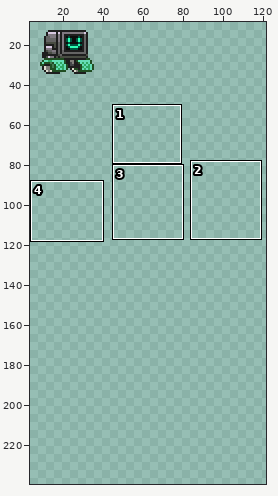
Sprite sheet: data/laser.png. Above: a wide view before the commit, with the close-up outlined.
Close-up. First the earlier version:
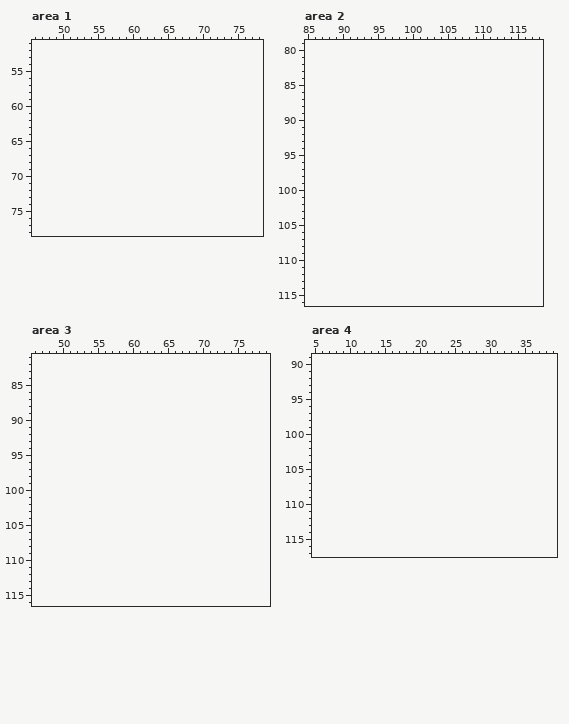
The file is 120x120 pixels, drawn in blocks of 3x3; one block is one cell here. Colours within 5 levels of each other are drawn and written as one. Shown: area 1: x 46..78, y 51..78; area 2: x 85..118, y 79..116; area 3: x 46..79, y 81..116; area 4: x 5..39, y 89..117. The old version is drawn lined up with the new one, on the new canvas. The wide view leaves out empty margins. The commit also changed other parts of the picture, which this record leaves out.
Once edited:
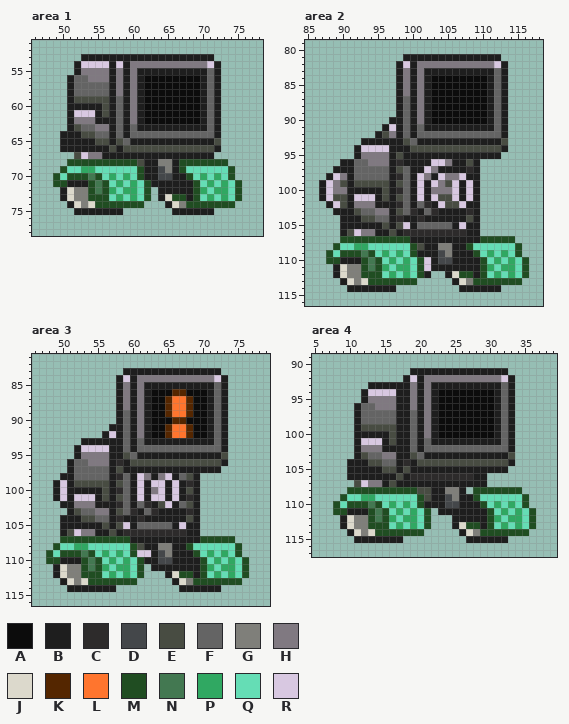
Palette (. is transparent): A #0c0c0c  B #1e1e1e  C #2d2b2b  D #44474a  E #484c42  F #646464  G #7f7f7a  H #807981  J #dcd9cc  K #542600  L #ff752e  M #204d22  N #437851  P #30a862  Q #65ddb5  R #d8c8e1
From old to new:
canvas 40x40 -> 128x256
Changed rows in their new state; - is an unchanged pixel.
Area 1:
first column x 49:
53 ----BBBBBBBBBBBBBBBBBBB----
54 ---BRRRRBRBHHHHHHHHHHHRB---
55 ---BHHHHBHBHBBBBBBBBBBFB---
56 --BFFHHHBHBHBAAAAAAAABFB---
57 --BFFFFFBHBHBAAAAAAAABFB---
58 --BFFFFFBHBHBAAAAAAAABFB---
59 --BEEEEEBFBHBAAAAAAAABFB---
60 --BBBBBEBFBHBAAAAAAAABFB---
61 --BRRRBEBFBHBAAAAAAAABFB---
62 --BHHHBBBFBHBAAAAAAAABFB---
63 --BEFFHHBFBFBBBBBBBBBBFB---
64 -BBBEEFFBFBFFFFFFFFFFFFB---
65 -BBBBBEEBEFBBBBBBBBBBBBE---
66 -BBBBBBBEBEEEEEEEEEEEEEB---
67 ---ERHHBBBBBBBBBBBBBBBB----
68 --MMMMMMMMMMEBBGGBMMMMMMM--
69 -MQQPPQQQQQQMBBDGBMQQQQQQM-
70 MQMMMNMQPQPQMBBDDBBMQPQPQM-
71 MMBBBMNMQPQPQMBBBBBBMQPQPQM
72 -BJGGMNMPQPPQM-BBBBBMPQPPQM
73 -BJGGMMMQPQPQM-BJMMBMQPQPQM
74 --BJGJMMMMMMM---BJGMMMMMMM-
75 ---BBBBBBB-------BBBBBB----
Area 2:
first column x 87:
 81 ------------BBBBBBBBBBBBBB----
 82 -----------BRBHHHHHHHHHHHRB---
 83 -----------BHBHBBBBBBBBBBFB---
 84 -----------BHBHBAAAAAAAABFB---
 85 -----------BHBHBAAAAAAAABFB---
 86 -----------BHBHBAAAAAAAABFB---
 87 -----------BFBHBAAAAAAAABFB---
 88 -----------BFBHBAAAAAAAABFB---
 89 -----------BFBHBAAAAAAAABFB---
 90 ----------BBFBHBAAAAAAAABFB---
 91 ---------BRBFBFBBBBBBBBBBFB---
 92 --------BEHBFBFFFFFFFFFFFFB---
 93 ------BBBBBBEFBBBBBBBBBBBBE---
 94 -----BRRRRBBBEEEEEEEEEEEEEB---
 95 -----BHHHHBEBBBBBBBBBBBBBB----
 96 ---BBFFHHHBCBBBBRRHBBEB-------
 97 --BBBFFFFFBEFBBRHBBBBCB-------
 98 -BRHBFFFFFBCFBRHBRHHRBB-------
 99 BRHEBEEEEEBEFBRBRHERBRB-------
100 BRHHBBBBBEBCFBRBHHHRBRB-------
101 BREEBRRRBEBEFBRBREERBRB-------
102 -BREBHHHBBBCFBFCBREERBB-------
103 --BBBEFFHHBEFCBFCBBBBCB-------
104 ---BBBEEFFBCBBCBBBBBBEB-------
105 ---BBBBBBEBERBFFFFFBRBB-------
106 ---BERHHBBEBCCCCCCCCCBB-------
107 ---MMMMMMMMMMBBBBBBBBBBMMMMM--
108 --MQQPPQQQQQQMEBBGGBBMQQQQQQM-
109 -MQMMMNMQPQPQMBBBDGBBBMQPQPQM-
110 -MMBBBMNMQPQPQMRBDDBBBBMQPQPQM
111 --BJGGMNMPQPPQMRBBBBBBBMPQPPQM
112 --BJGGMMMQPQPQMB--BJMMBMQPQPQM
113 ---BJGJMMMMMMM-----BJGMMMMMMM-
114 ----BBBBBBB---------BBBBBB----
Area 3:
first column x 48:
 83 -----------BBBBBBBBBBBBBB----
 84 ----------BRBHHHHHHHHHHHRB---
 85 ----------BHBHBBBBBBBBBBFB---
 86 ----------BHBHBAAAKKAAABFB---
 87 ----------BHBHBAAKLLKAABFB---
 88 ----------BHBHBAAKLLKAABFB---
 89 ----------BFBHBAAKLLKAABFB---
 90 ----------BFBHBAAAKKAAABFB---
 91 ---------BBFBHBAAKLLKAABFB---
 92 --------BRBFBHBAAKLLKAABFB---
 93 -----BBBBBBFBFBBBBBBBBBBFB---
 94 ----BRRRRBBFBFFFFFFFFFFFFB---
 95 ----BHHHHBBEFBBBBBBBBBBBBE---
 96 ---BFFHHHBCBEEEEEEEEEEEEEB---
 97 ---BFFFFFBEBBBBBBBBBBBBBB----
 98 --BBFFFFFBCFBRHBHRBFEB-------
 99 -BRBEEEEEBEFBRBRRBRBCB-------
100 -BRBBBBBEBCFBRBHRBRBEB-------
101 -BRBRRRBEBEFBRBRRBRBCB-------
102 --BBHHHBBBCFBFCBERBFEB-------
103 ---BEFFHHBEFCBFCBBBBCB-------
104 --BBBEEFFBCBBCBBBBBBEB-------
105 --BBBBBBEBERBFFFFFBRBB-------
106 --BERHHBBEBCCCCCCCCCBB-------
107 --MMMMMMMMMMBBBBBBBBBBMMMMM--
108 -MQQPPQQQQQQMEBBGGBBMQQQQQQM-
109 MQMMMNMQPQPQMRRBDGBBBMQPQPQM-
110 MMBBBMNMQPQPQMBBDDBBBBMQPQPQM
111 -BJGGMNMPQPPQM-BBBBBBBMPQPPQM
112 -BJGGMMMQPQPQM---BJMMBMQPQPQM
113 --BJGJMMMMMMM-----BJGMMMMMMM-
114 ---BBBBBBB---------BBBBBB----
Area 4:
first column x 8:
 91 -----------BBBBBBBBBBBBBB----
 92 ----------BRBHHHHHHHHHHHRB---
 93 -----BBBBBBHBHBBBBBBBBBBFB---
 94 ----BRRRRBBHBHBAAAAAAAABFB---
 95 ----BHHHHBBHBHBAAAAAAAABFB---
 96 ---BFFHHHBBHBHBAAAAAAAABFB---
 97 ---BFFFFFBBFBHBAAAAAAAABFB---
 98 ---BFFFFFBBFBHBAAAAAAAABFB---
 99 ---BEEEEEBBFBHBAAAAAAAABFB---
100 ---BBBBBEBBFBHBAAAAAAAABFB---
101 ---BRRRBEBBFBFBBBBBBBBBBFB---
102 ---BHHHBBBBFBFFFFFFFFFFFFB---
103 ---BEFFHHBBEFBBBBBBBBBBBBE---
104 --BBBEEFFBCBEEEEEEEEEEEEEB---
105 --BBBBBEEBEBBBBBBBBBBBBBB----
106 --BBBBBBBEBCCCCCCCCCBB-------
107 ---ERHHBEBBBBBBBBBBBBB-------
108 --MMMMMMMMMMEEBBGGB-MMMMMMM--
109 -MQQPPQQQQQQMEBBDGBBMQQQQQQM-
110 MQMMMNMQPQPQMBBBDDBBBMQPQPQM-
111 MMBBBMNMQPQPQM-BBBBBBBMQPQPQM
112 -BJGGMNMPQPPQM---BBBBBMPQPPQM
113 -BJGGMMMQPQPQM---BJMMBMQPQPQM
114 --BJGJMMMMMMM-----BJGMMMMMMM-
115 ---BBBBBBB---------BBBBBB----
Changed places in both close-ups, as pixel boxes (x1, y1, x2, y2):
added: (53, 54, 242, 215)
added: (319, 54, 529, 292)
added: (46, 368, 249, 592)
added: (333, 368, 536, 543)
